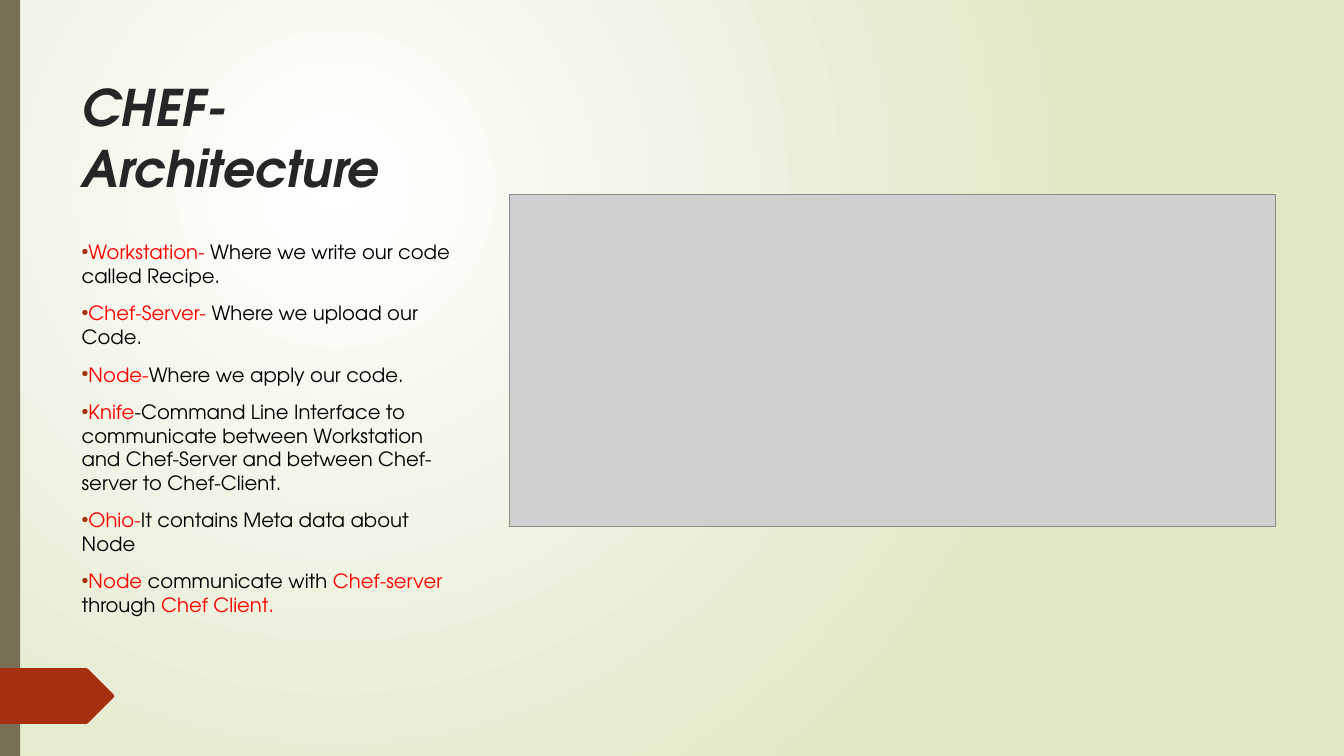
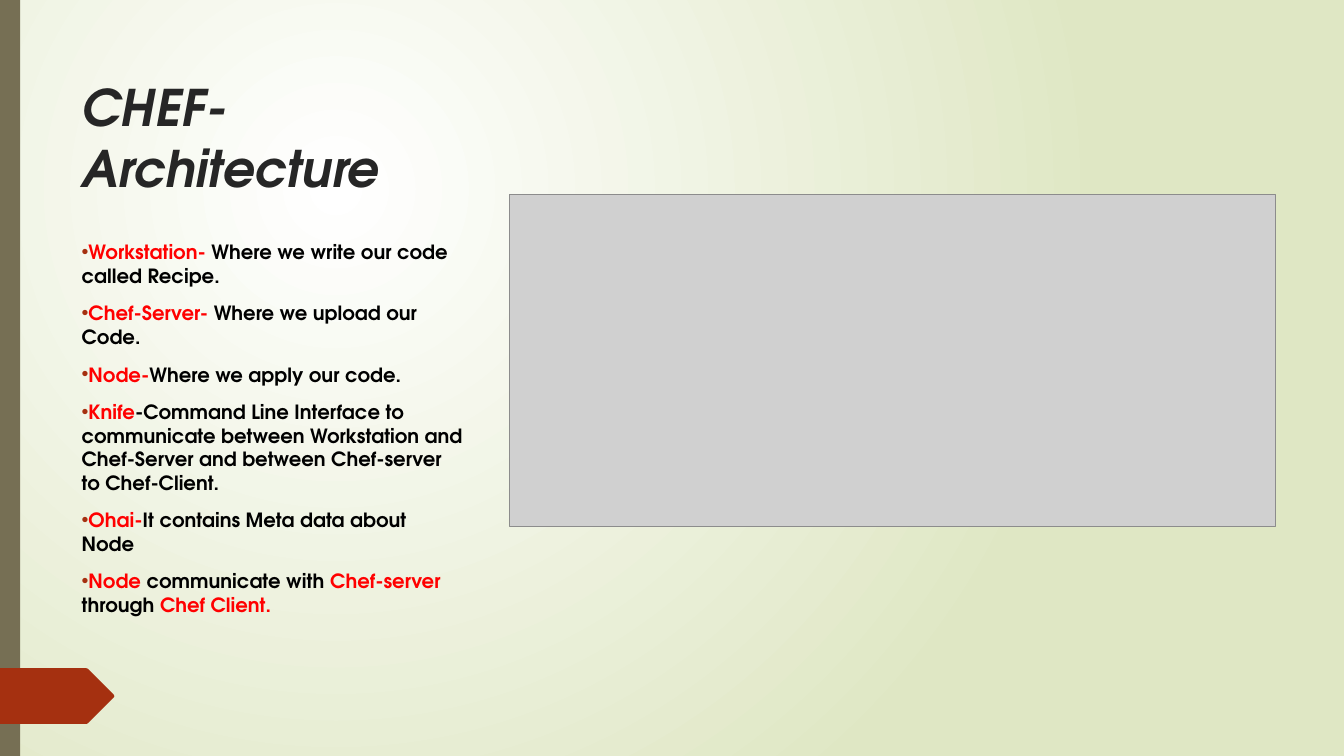
Before and after one commit to Ashok1012/test, a slide deck: slide 51 of DevOps.pptx. Drawn at 1344x756 pixels with LibreOffice and Linux fonts; fonts in the diff are those of the drawing; grey boxes stand for pictures. Boxes give left, top, right and bottom in pixels: in the first picture for what was removed or moved away, otherwise in the second. Text is boxed around its words. In the diff, an @@ line names an element or a change of style, - is before the commit and + after.

```diff
--- a/DevOps.pptx
+++ b/DevOps.pptx
@@ text at (82, 244, 463, 617): bold on in "Workstation- Where we write our code called ...", "Chef-Server- Where we upload our Code.", "Node-Where we apply our code.", "Knife-Command Line Interface to communicate between Workstat ..." and 1 more places @@
@@ text at (82, 512, 406, 552): text changed; bold on @@
-• Ohio-It contains Meta data about Node
+• Ohai-It contains Meta data about Node
```
Also in this commit, not shown: 48 other slides changed, 9 slides added, 2 slides removed.
